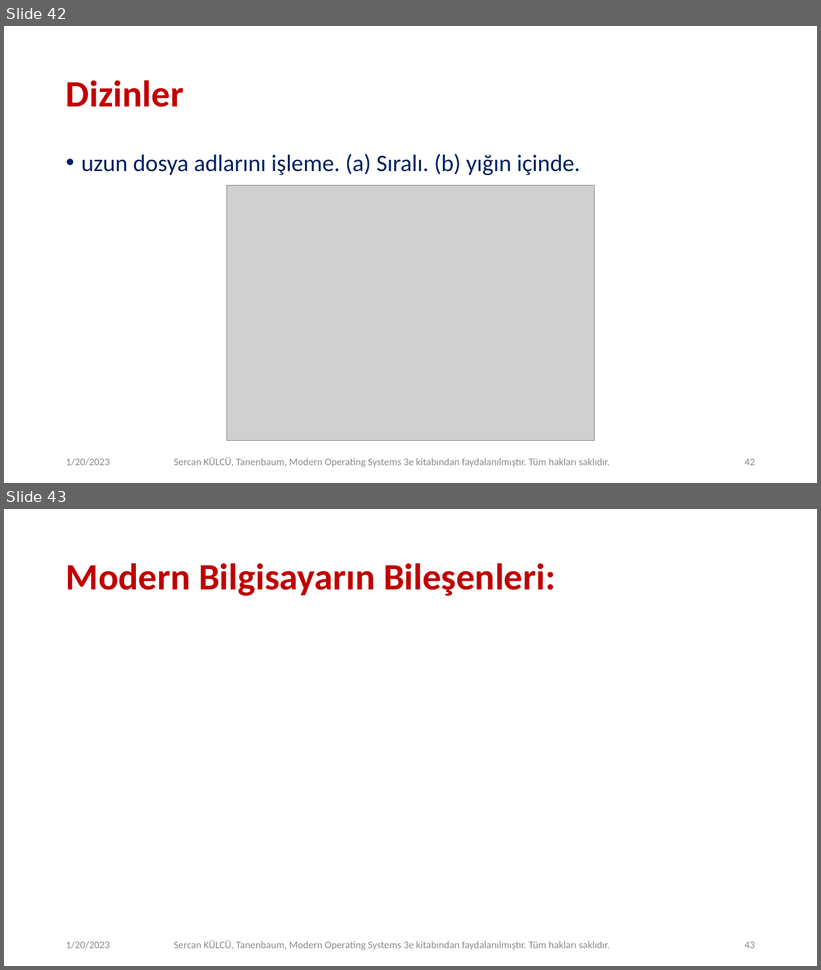
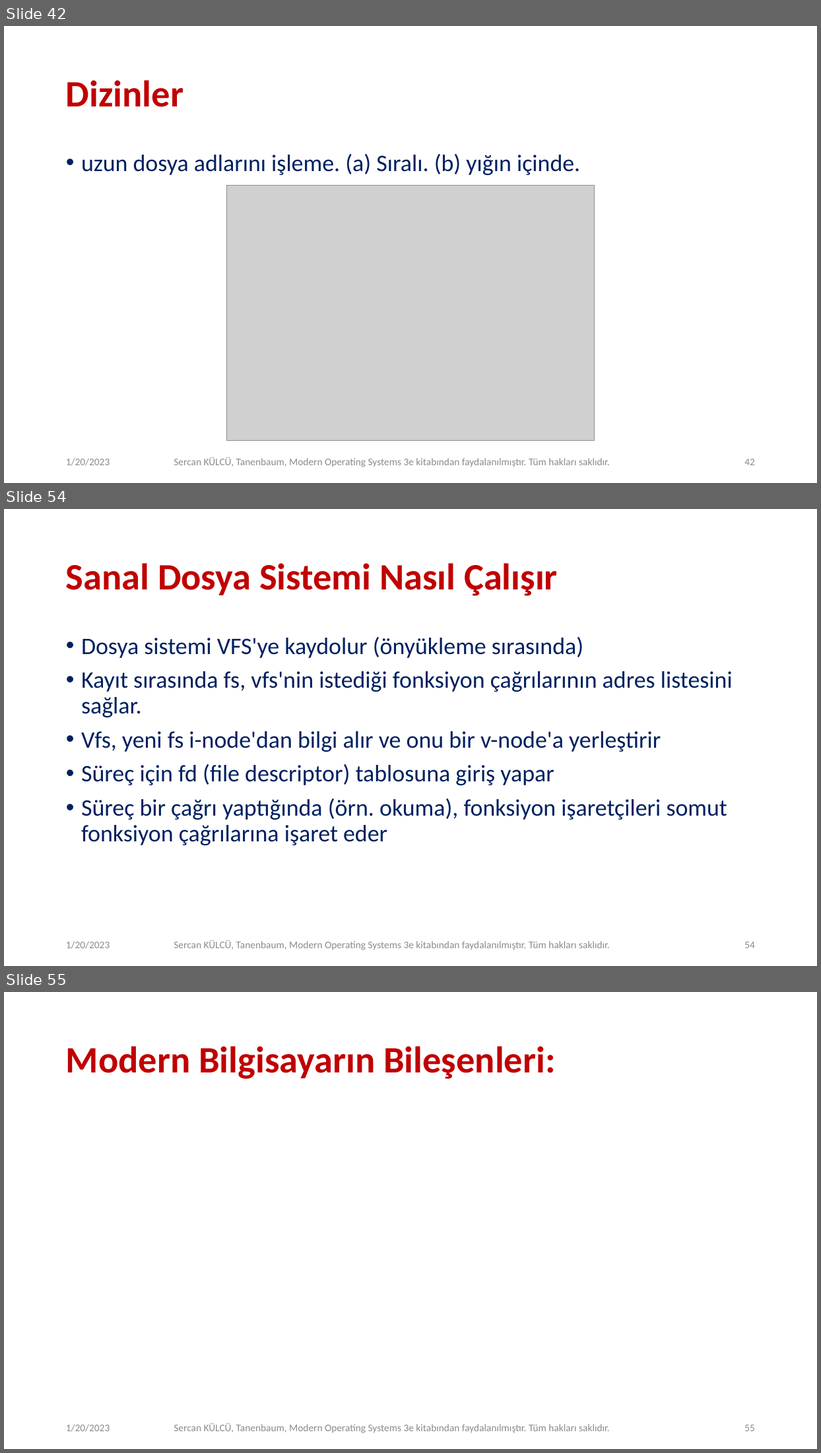
Before and after one commit to sercankulcu/sercankulcu.github.io, a slide deck: files/os/4_Bolum_4_Dosya.pptx. Shown one above the other, each under a label of ours: slides 42 and 43 before the commit, slides 42, 54 and 55 after it; the slides between them are not shown. The pictures are 821x970 and 821x1453 pixels, drawn with LibreOffice and Linux fonts; fonts in the diff are those of the drawing; grey boxes stand for pictures. Boxes give left, top, right and bottom in pixels: in the first picture for what was removed or moved away, otherwise in the second. Text is boxed around its words. In the diff, an @@ line names an element or a change of style, - is before the commit and + after.

```diff
--- a/files/os/4_Bolum_4_Dosya.pptx
+++ b/files/os/4_Bolum_4_Dosya.pptx
@@ slide 54 added at box(4, 509, 817, 966), background #FFFFFF @@
@@ title added at box(66, 563, 558, 596), 44 pt, text #C00000, bold @@
+Sanal Dosya Sistemi Nasıl Çalışır
@@ text added at box(81, 637, 733, 846), 28 pt, text #002060 @@
+• Dosya sistemi VFS'ye kaydolur (önyükleme sırasında)
+• Kayıt sırasında fs, vfs'nin istediği fonksiyon çağrılarının adres listesini sağlar.
+• Vfs, yeni fs i-node'dan bilgi alır ve onu bir v-node'a yerleştirir
+• Süreç için fd (file descriptor) tablosuna giriş yapar
+• Süreç bir çağrı yaptığında (örn. okuma), fonksiyon işaretçileri somut fonksiyon çağrılarına işaret eder
@@ text added at box(66, 941, 110, 949), 12 pt, text #8C8C8C @@
+1/20/2023
@@ text added at box(174, 941, 610, 951), 12 pt, text #8C8C8C @@
+Sercan KÜLCÜ, Tanenbaum, Modern Operating Systems 3e kitabından faydalanılmıştır. Tüm hakları saklıdır.
@@ page number added at box(745, 942, 755, 949), 12 pt, text #8C8C8C @@
+54
@@ what was slide 43 is now slide 55 @@
@@ page number at box(745, 1425, 755, 1432): text changed @@
-43
+55
```
Also in this commit, not shown: 34 other slides added, 1 other file.
